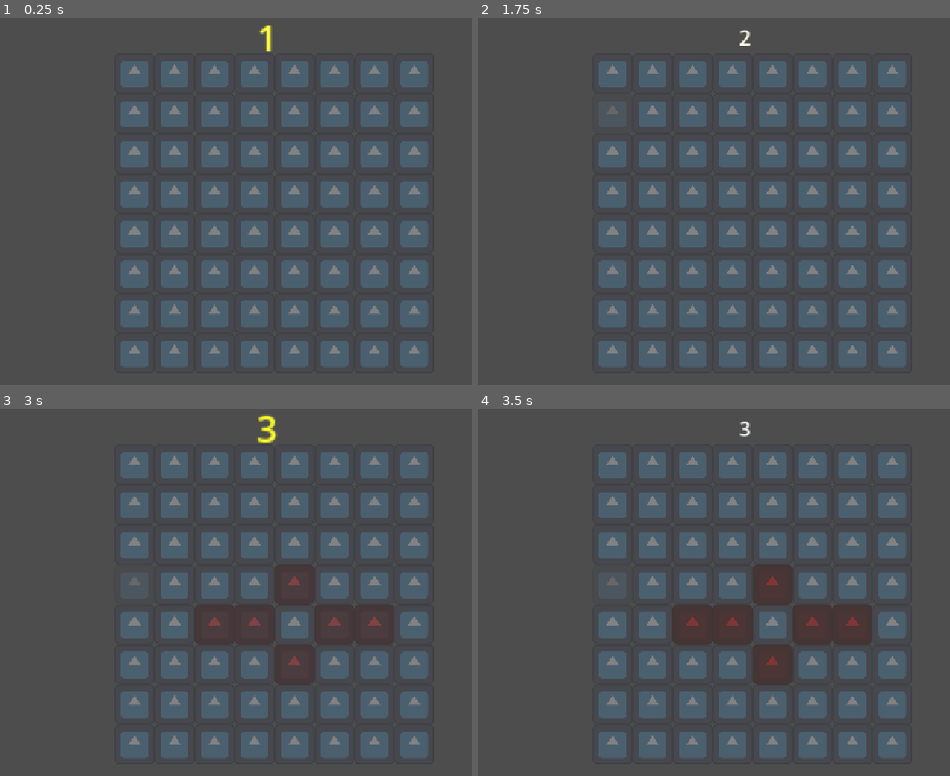
Above: before the commit, frames 1-4 (two rows, left to right).
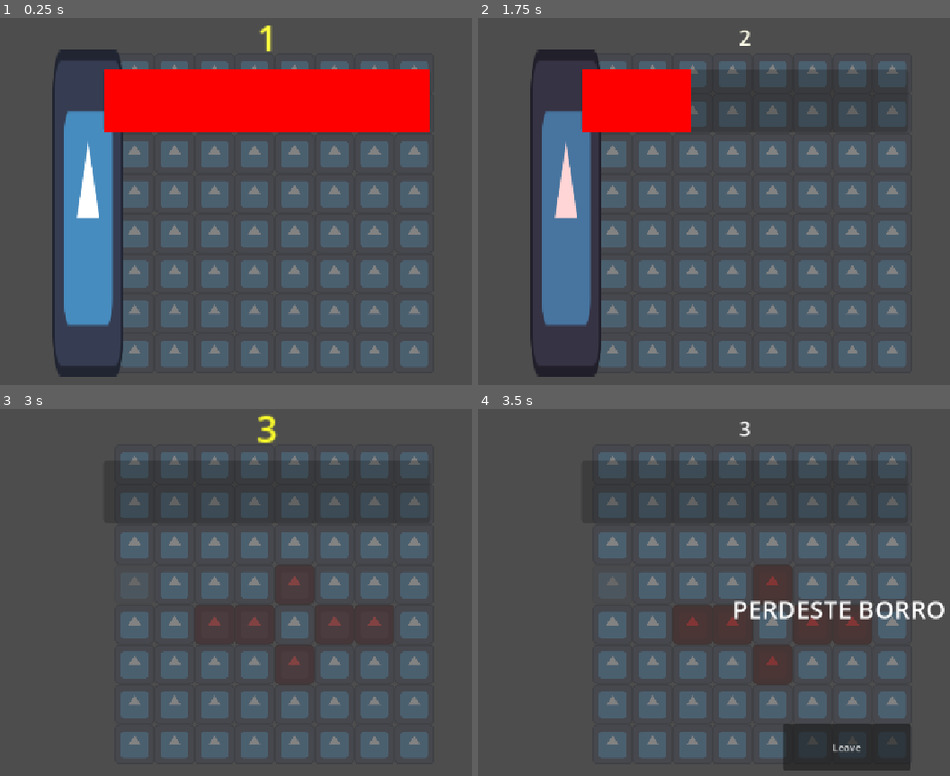
Above: after the commit, the same moments.

Repository: pgpais/gmtk-2026
Game: Godot game, scene res://main.tscn
Same seed, same stepped clock (60 frames per second), same inputs: the game is played once before the commit and once after it. The engine's default icon, where the game draws it, is replaced by a stand-in: a white triangle on a blue panel in a dark square.
Inputs (mouse positions are in pixels of both pictures, inside the frame that each line leads up to):
- Up to frame 1 (0.25 s): no input
- Up to frame 2 (1.75 s): tap Enter at 0.5 s; move the mouse to (614, 73) at 0.52 s; tap B (test_frog_king_damage, bound only after the commit) at 0.6, 1.55 s; click (614, 73) at 0.67 s; move the mouse to (614, 113) at 1.27 s; tap Space (move_ticker) at 1.35 s; click (614, 113) at 1.42 s
- Up to frame 3 (3 s): move the mouse to (136, 544) at 2.02 s; tap B (test_frog_king_damage, bound only after the commit) at 2.1 s; click (136, 544) at 2.17 s; tap Space (move_ticker) at 2.75 s; move the mouse to (136, 585) at 2.77 s; tap O at 2.85 s; click (136, 585) at 2.92 s
- Up to frame 4 (3.5 s): tap B (test_frog_king_damage, bound only after the commit) at 3.05 s

The runs differ from the first frame. In frame 1, 20% of the frame differs, in the area x 11-92%, y 8-98%; in frame 2, 19%; in frame 3, 5.3%; in frame 4, 9.9%.

Commit message:
created end menu and frog king

Diff:
--- a/combat/health_component.gd
+++ b/combat/health_component.gd
@@ -20,6 +20,9 @@
 
 	health_changed.emit(current_health, old_health)
 
+	if current_health <= 0:
+		health_depleted.emit()
+
 func reset():
 	current_health = max_health
 
--- a/core/event_bus.gd
+++ b/core/event_bus.gd
@@ -6,3 +6,5 @@
 signal tile_selected(tile: Tile)
 
 signal enemy_attacked_frog_king(enemy: Enemy)
+
+signal game_ended(win: bool)
--- a/core/frog_king/frog_king.gd
+++ b/core/frog_king/frog_king.gd
@@ -20,7 +20,12 @@
 
 func _die():
     # LOSE
-    pass
+    print("frog king dieded")
+    var tween = create_tween()
+    tween.tween_property(self, "scale", Vector2.ZERO, 0.2)
+    tween.tween_interval(1)
+    await tween.finished
+    EventBus.game_ended.emit(false)
 
 func _on_enemy_attacked_frog_king(enemy: Enemy):
     take_damage(enemy._enemy_data.frog_king_damage)
@@ -40,4 +45,9 @@
 
 func _ate_beetle():
     # WIN
+    var tween = create_tween()
+    tween.tween_property(self, "scale", Vector2(2, 2), 0.2)
+    tween.tween_interval(1)
+    await tween.finished
+    EventBus.game_ended.emit(true)
     pass
--- a/main.tscn
+++ b/main.tscn
@@ -10,8 +10,9 @@
 [ext_resource type="Script" uid="uid://bym02wtry3fff" path="res://core/range_highlighter.gd" id="7_5vw27"]
 [ext_resource type="Script" uid="uid://cs7o53c5hrvdk" path="res://abilities/range/ability_range.gd" id="8_kek77"]
 [ext_resource type="Resource" uid="uid://bi1cyixed87us" path="res://entities/enemies/mosquito.tres" id="8_ycdy4"]
-[ext_resource type="Script" uid="uid://dly02pjrb1d6s" path="res://entities/allies/ally_data.gd" id="9_w48qg"]
-[ext_resource type="Resource" uid="uid://duwsfod2j2pgr" path="res://entities/allies/cakeater.tres" id="10_vivmo"]
+[ext_resource type="PackedScene" uid="uid://b1nc3nt363lx5" path="res://core/frog_king/frog_king.tscn" id="10_dg77c"]
+[ext_resource type="Script" uid="uid://cxwch0s8x7i5t" path="res://ui/menus/end_game_menu.gd" id="13_ycdy4"]
+[ext_resource type="PackedScene" uid="uid://nclqfbt55yp5" path="res://core/frog_king/frog_king_ui.tscn" id="14_w48qg"]
 
 [sub_resource type="Resource" id="Resource_tfbxm"]
 script = ExtResource("8_kek77")
@@ -40,7 +41,6 @@
 [node name="SpawnHandler" type="Node" parent="." unique_id=1568226340 node_paths=PackedStringArray("enemiesParent", "alliesParent")]
 script = ExtResource("6_4c57u")
 enemies_data = Array[ExtResource("7_4c57u")]([ExtResource("8_ycdy4")])
-allies_data = Array[ExtResource("9_w48qg")]([ExtResource("10_vivmo")])
 enemiesParent = NodePath("../Entities/Enemies")
 alliesParent = NodePath("../Entities/Allies")
 
@@ -59,11 +59,6 @@
 game_settings = ExtResource("2_lquwl")
 metadata/_custom_type_script = "uid://hgtti3egwqpo"
 
-[node name="HUD" type="CanvasLayer" parent="." unique_id=1780476147]
-
-[node name="TickerView" parent="HUD" unique_id=1923798234 node_paths=PackedStringArray("ticker") instance=ExtResource("6_7mycd")]
-ticker = NodePath("../../Ticker")
-
 [node name="Entities" type="Node2D" parent="." unique_id=1746099726]
 
 [node name="Enemies" type="Node2D" parent="Entities" unique_id=1180351692]
@@ -73,3 +68,80 @@
 [node name="Camera2D" type="Camera2D" parent="." unique_id=404450474]
 position = Vector2(1220, 1278)
 zoom = Vector2(0.2, 0.2)
+
+[node name="FrogKing" parent="." unique_id=1757092826 instance=ExtResource("10_dg77c")]
+position = Vector2(-1067, 1278)
+
+[node name="HUD" type="CanvasLayer" parent="." unique_id=1780476147]
+
+[node name="TickerView" parent="HUD" unique_id=1923798234 node_paths=PackedStringArray("ticker") instance=ExtResource("6_7mycd")]
+ticker = NodePath("../../Ticker")
+
+[node name="FrogKingUI" parent="HUD" unique_id=1013682348 node_paths=PackedStringArray("frog_king") instance=ExtResource("14_w48qg")]
+frog_king = NodePath("../../FrogKing")
+
+[node name="Menus" type="CanvasLayer" parent="." unique_id=635451417]
+layer = 10
+
+[node name="EndGameMenu" type="Control" parent="Menus" unique_id=189605733 node_paths=PackedStringArray("victory_menu", "defeat_menu", "quit_button")]
+visible = false
+layout_mode = 3
+anchors_preset = 8
+anchor_left = 0.5
+anchor_top = 0.5
+anchor_right = 0.5
+anchor_bottom = 0.5
+offset_left = -20.0
+offset_top = -20.0
+offset_right = 345.0
+offset_bottom = 266.0
+grow_horizontal = 2
+grow_vertical = 2
+script = ExtResource("13_ycdy4")
+victory_menu = NodePath("VictoryMenu")
+defeat_menu = NodePath("DefeatMenu")
+quit_button = NodePath("Button")
+
+[node name="DefeatMenu" type="Control" parent="Menus/EndGameMenu" unique_id=1263875727]
+layout_mode = 1
+anchors_preset = 15
+anchor_right = 1.0
+anchor_bottom = 1.0
+grow_horizontal = 2
+grow_vertical = 2
+
+[node name="Label" type="Label" parent="Menus/EndGameMenu/DefeatMenu" unique_id=1602947207]
+layout_mode = 0
+offset_right = 40.0
+offset_bottom = 23.0
+theme_override_font_sizes/font_size = 40
+text = "PERDESTE BORRO"
+
+[node name="VictoryMenu" type="Control" parent="Menus/EndGameMenu" unique_id=1824694837]
+layout_mode = 1
+anchors_preset = 15
+anchor_right = 1.0
+anchor_bottom = 1.0
+grow_horizontal = 2
+grow_vertical = 2
+
+[node name="Label" type="Label" parent="Menus/EndGameMenu/VictoryMenu" unique_id=168523353]
+layout_mode = 0
+offset_right = 40.0
+offset_bottom = 23.0
+theme_override_font_sizes/font_size = 40
+text = "GANHASTE LINDO"
+
+[node name="Button" type="Button" parent="Menus/EndGameMenu" unique_id=176543546]
+layout_mode = 1
+anchors_preset = 7
+anchor_left = 0.5
+anchor_top = 1.0
+anchor_right = 0.5
+anchor_bottom = 1.0
+offset_left = -102.0
+offset_top = -74.0
+offset_right = 102.0
+grow_horizontal = 2
+grow_vertical = 0
+text = "Leave"
--- a/project.godot
+++ b/project.godot
@@ -35,6 +35,11 @@
 "events": [Object(InputEventKey,"resource_local_to_scene":false,"resource_name":"","device":-1,"window_id":0,"alt_press …(191 unchanged characters)…
 ]
 }
+test_frog_king_damage={
+"deadzone": 0.2,
+"events": [Object(InputEventKey,"resource_local_to_scene":false,"resource_name":"","device":-1,"window_id":0,"alt_pressed":false,"shift_pressed":false,"ctrl_pressed":false,"meta_pressed":false,"pressed":false,"keycode":0,"physical_keycode":66,"key_label":0,"unicode":98,"location":0,"echo":false,"script":null)
+]
+}
 
 [physics]
 
--- /dev/null
+++ b/ui/menus/end_game_menu.gd
@@ -0,0 +1,22 @@
+extends Control
+
+@export var victory_menu: Control
+@export var defeat_menu: Control
+
+@export var quit_button: Button
+
+# Called when the node enters the scene tree for the first time.
+func _ready() -> void:
+	quit_button.pressed.connect(get_tree().quit)
+
+	EventBus.game_ended.connect(_on_game_ended)
+
+func _on_game_ended(win: bool):
+	visible = true
+
+	if win:
+		victory_menu.show()
+		defeat_menu.hide()
+	else:
+		defeat_menu.show()
+		victory_menu.hide()
Not shown, added: ui/menus/end_game_menu.gd.uid
